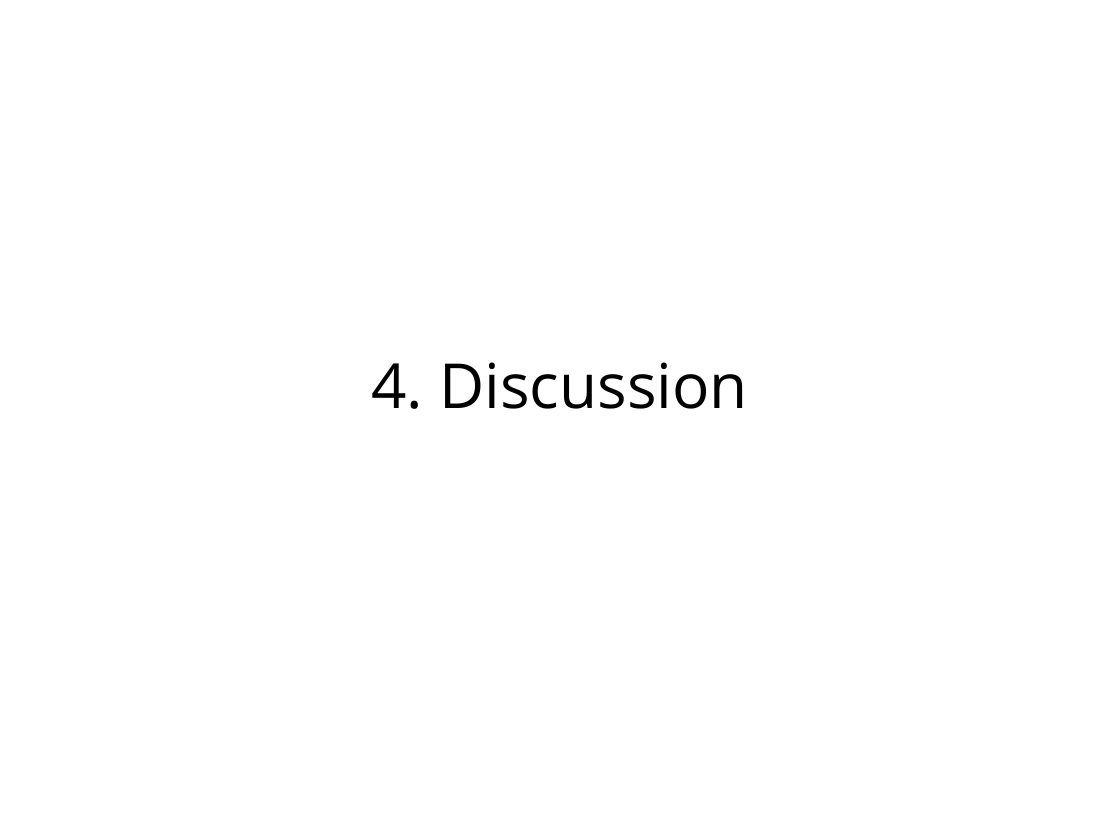
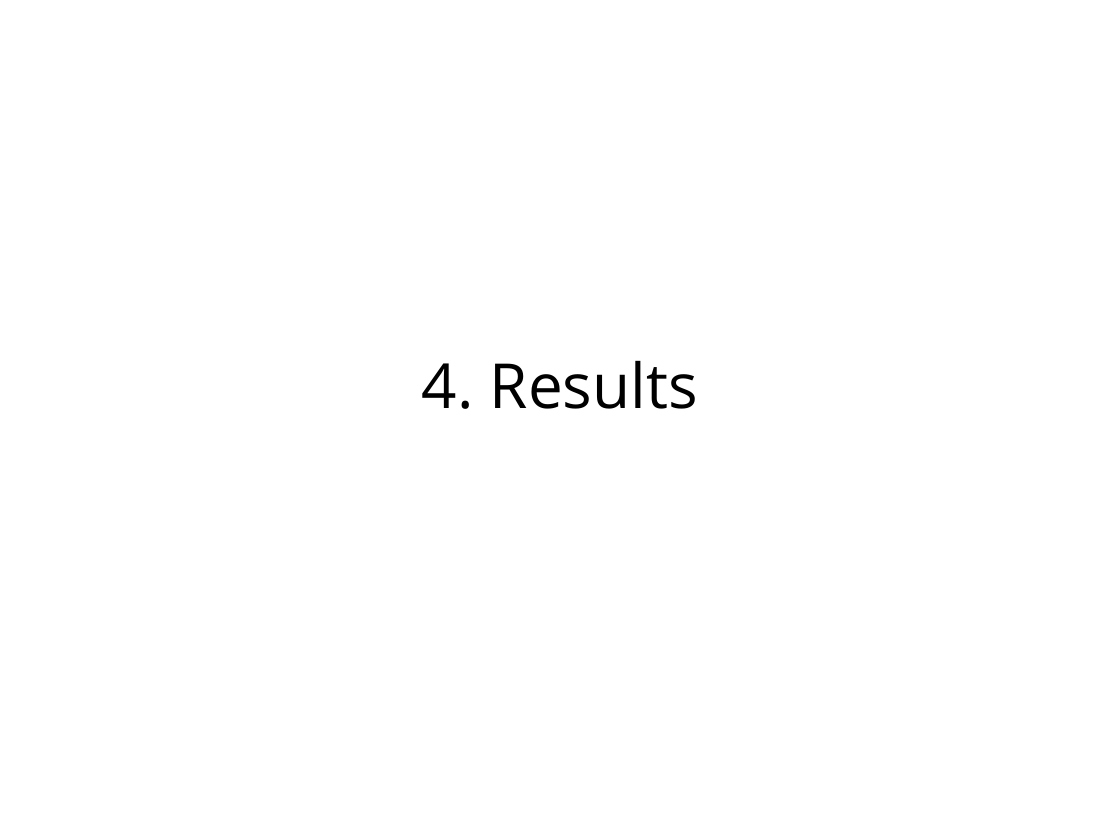
Before and after one commit to jlehtoma/validityms, a slide deck: slide 25 of reports/validity_ms_outline.ppt (slide 36 before the commit). Drawn at 1120x840 pixels with LibreOffice and Linux fonts; fonts in the diff are those of the drawing. Boxes give left, top, right and bottom in pixels: in the first picture for what was removed or moved away, otherwise in the second. Text is boxed around its words. In the diff, an @@ line names an element or a change of style, - is before the commit and + after.

```diff
--- a/reports/validity_ms_outline.ppt
+++ b/reports/validity_ms_outline.ppt
@@ text at <box>422,360,698,409</box>: text changed @@
-4. Discussion
+4. Results
```
Also in this commit, not shown: 18 other slides changed, 2 slides added, 1 other file.
